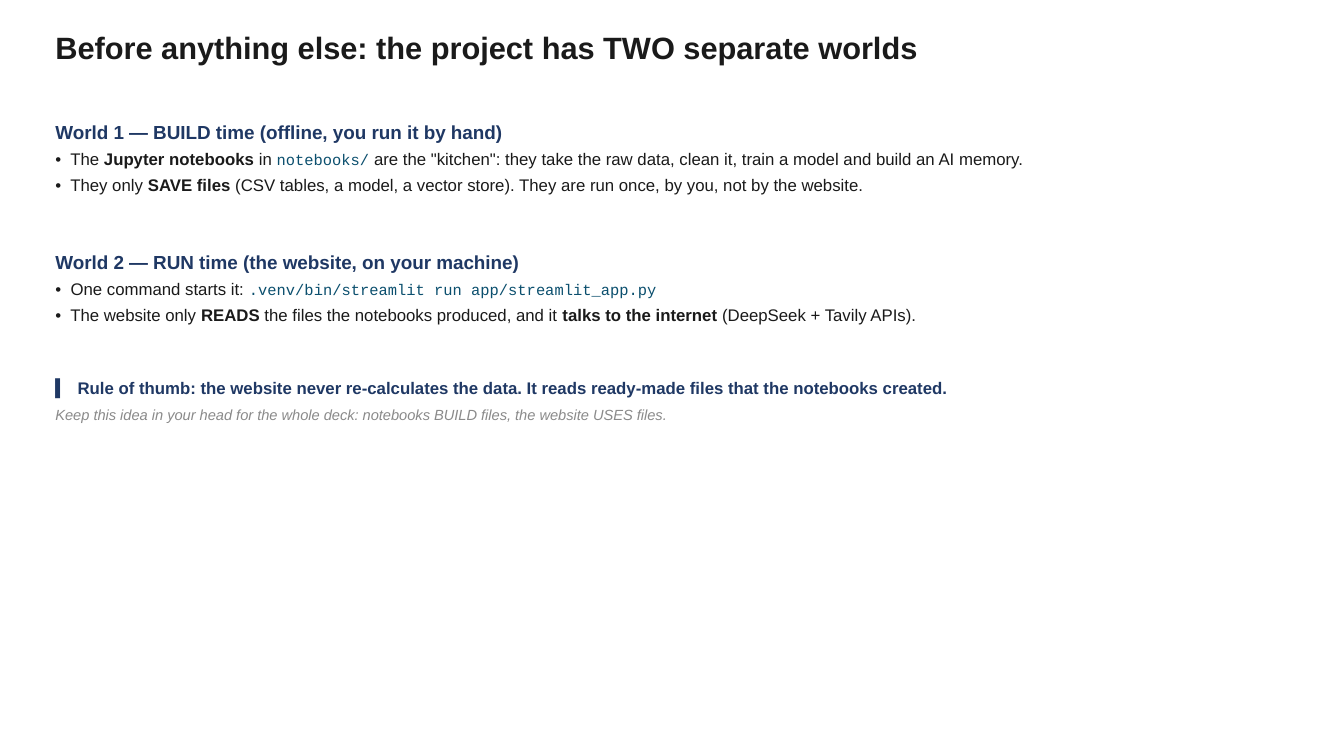
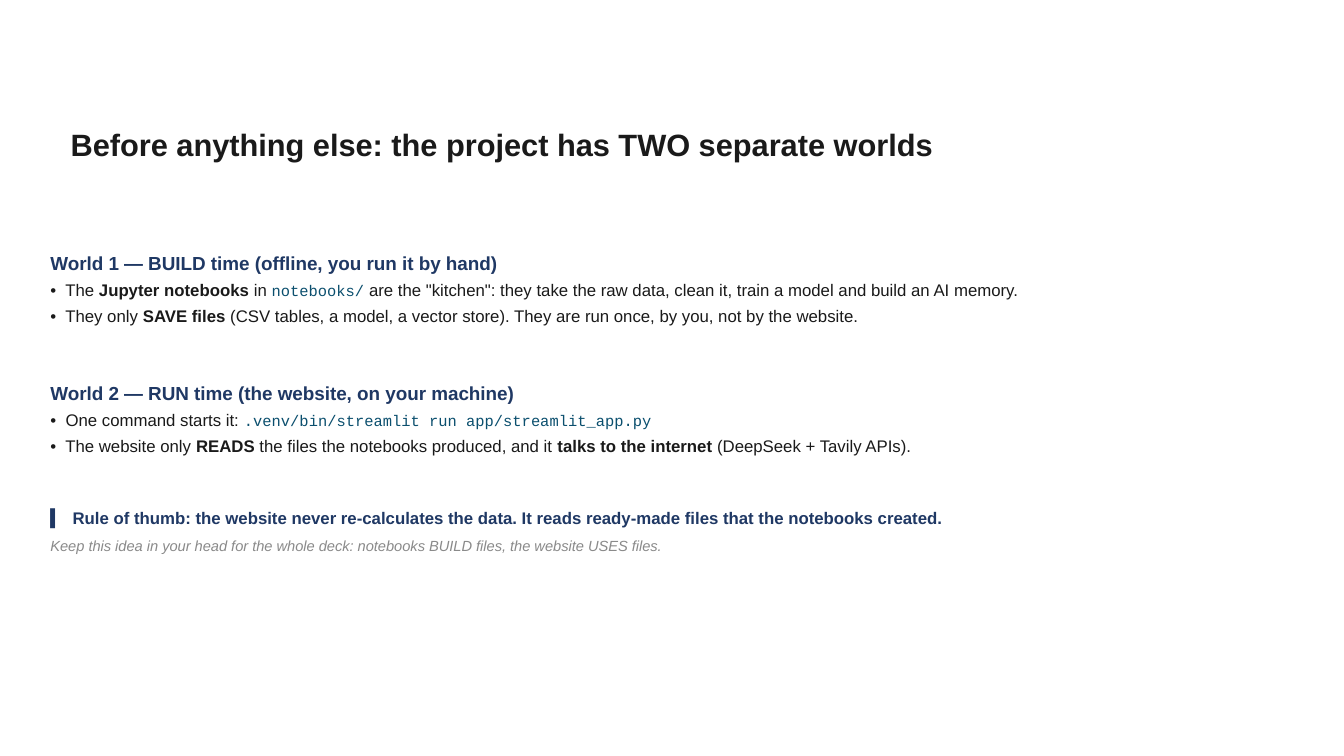
Before and after one commit to windows2t2/project-graduation, a slide deck: slide 2 of presentation.pptx. Drawn at 1344x756 pixels with LibreOffice and Linux fonts; fonts in the diff are those of the drawing. Boxes give left, top, right and bottom in pixels: in the first picture for what was removed or moved away, otherwise in the second. Text is boxed around its words. In the diff, an @@ line names an element or a change of style, - is before the commit and + after.

Commit message:
project

```diff
--- a/presentation.pptx
+++ b/presentation.pptx
@@ text "Before anything else: the project ..." moved from (x1=55, y1=36, x2=917, y2=64) to (x1=71, y1=133, x2=933, y2=162) @@
@@ text "World 1 — BUILD time ..." moved from (x1=55, y1=125, x2=1023, y2=423) to (x1=50, y1=256, x2=1018, y2=554) @@
```
Also in this commit, not shown: 11 other slides changed, 3 slides removed.
